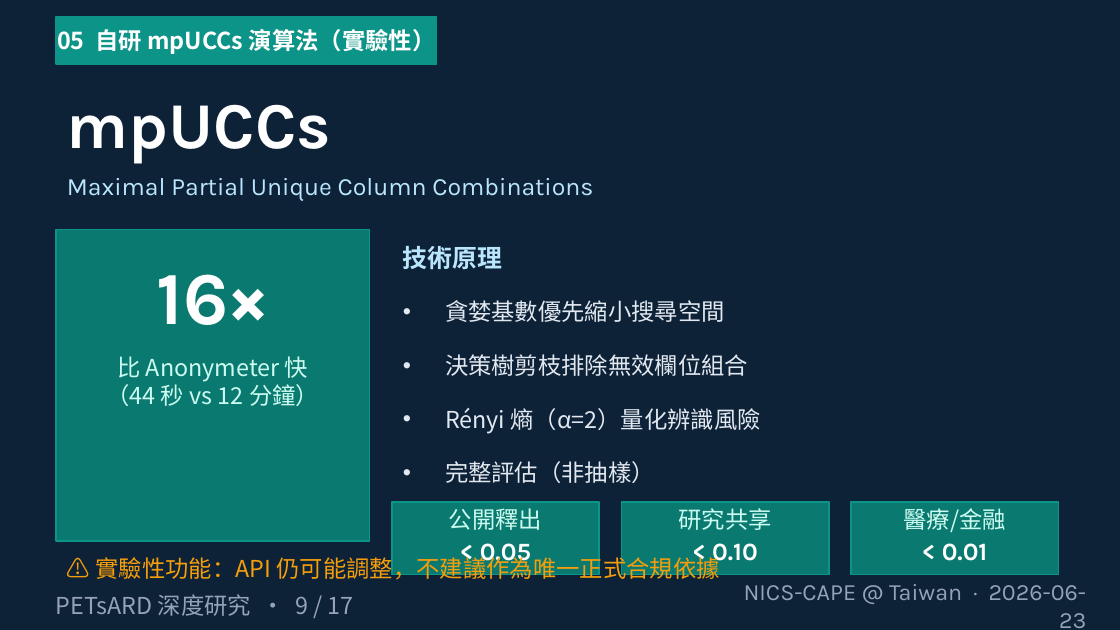
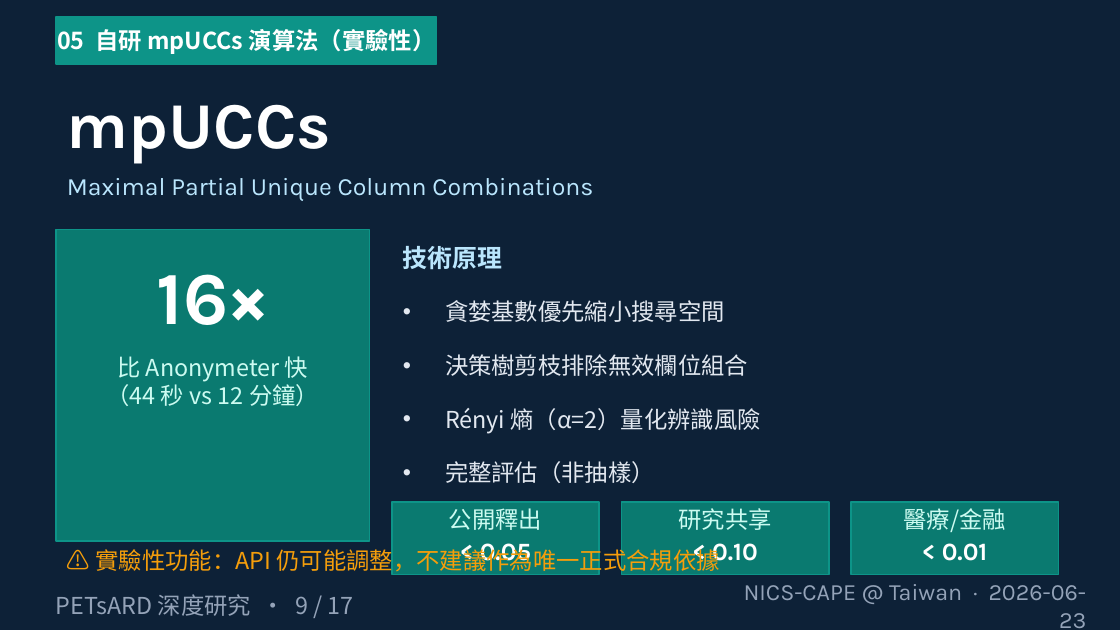
Before and after one commit to wangsc2024/knowledge, a slide deck: slide 9 of public/presentations/petsard-research-20260623.pptx. Drawn at 1120x630 pixels with LibreOffice and Linux fonts; fonts in the diff are those of the drawing. Boxes give left, top, right and bottom in pixels: in the first picture for what was removed or moved away, otherwise in the second. Text is boxed around its words. In the diff, an @@ line names an element or a change of style, - is before the commit and + after.

```diff
--- a/public/presentations/petsard-research-20260623.pptx
+++ b/public/presentations/petsard-research-20260623.pptx
@@ text "⚠ 實驗性功能：API 仍可能調整，不建議作為唯一正式合規依據" moved from (x1=96, y1=554, x2=720, y2=584) to (x1=96, y1=545, x2=720, y2=575) @@
```
Also in this commit, not shown: 4 other slides changed.
